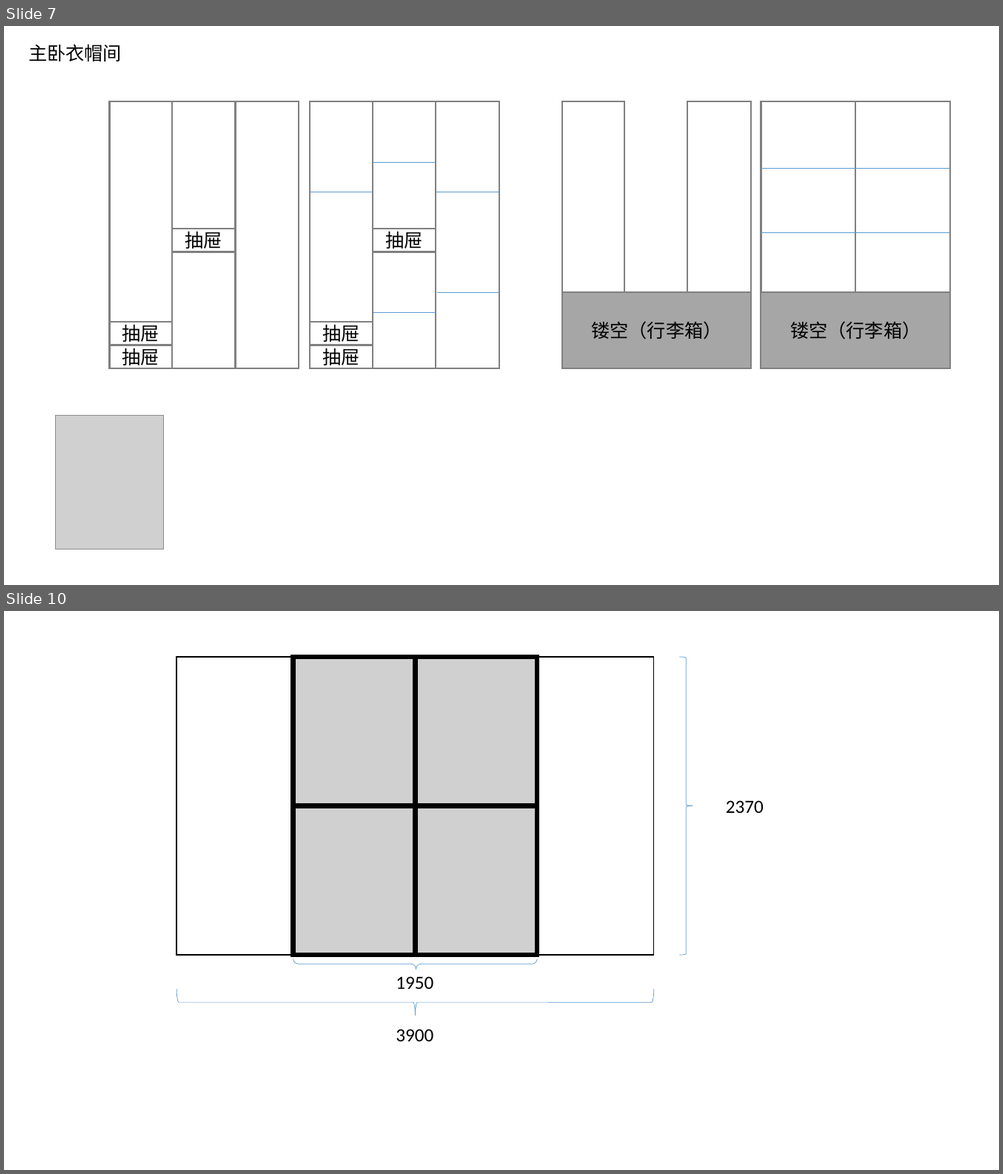
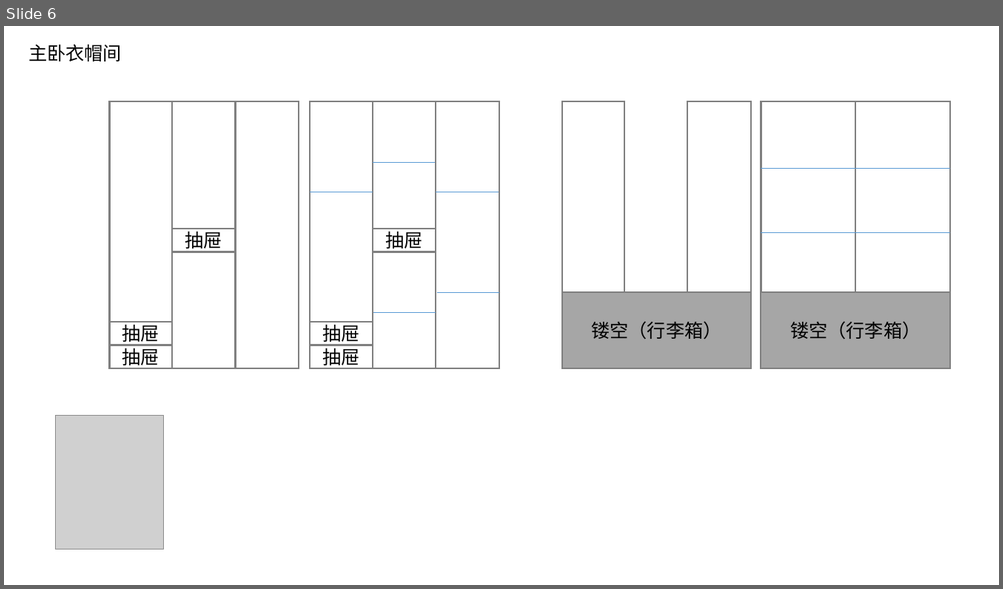
Before and after one commit to lxy0922/Zhuangxiu, a slide deck: 户型规划.pptx. Shown one above the other, each under a label of ours: slides 7 and 10 before the commit, slide 6 after it; the slides between them are not shown. The pictures are 1003x1174 and 1003x589 pixels, drawn with LibreOffice and Linux fonts; fonts in the diff are those of the drawing; grey boxes stand for pictures. Boxes give left, top, right and bottom in pixels: in the first picture for what was removed or moved away, otherwise in the second. Text is boxed around its words. In the diff, an @@ line names an element or a change of style, - is before the commit and + after.

```diff
--- a/户型规划.pptx
+++ b/户型规划.pptx
@@ slide 10 removed at (4,611,999,1170), background #FFFFFF @@
@@ rectangle removed at (176,657,654,955) @@
@@ picture removed at (293,657,538,955) @@
@@ line removed from (415, 657) to (415, 955) @@
@@ right brace removed at (679,657,693,955) @@
@@ line removed from (293, 806) to (538, 806) @@
@@ text removed at (726,800,763,813) @@
-2370
@@ right brace removed at (293,960,537,969) @@
@@ text removed at (395,977,433,989) @@
-1950
@@ right brace removed at (176,989,654,1016) @@
@@ text removed at (395,1029,433,1042) @@
-3900
@@ what was slide 7 is now slide 6 @@
```
Also in this commit, not shown: 3 slides changed, 5 slides added, 3 other slides removed, 2 other files.
